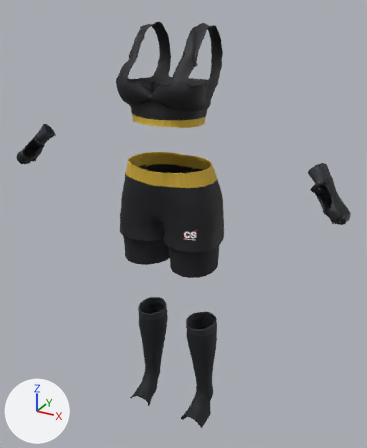
One commit to the glTF model public/coaches/mma-amara/tenues/mma.glb: the scene before it, then after it.
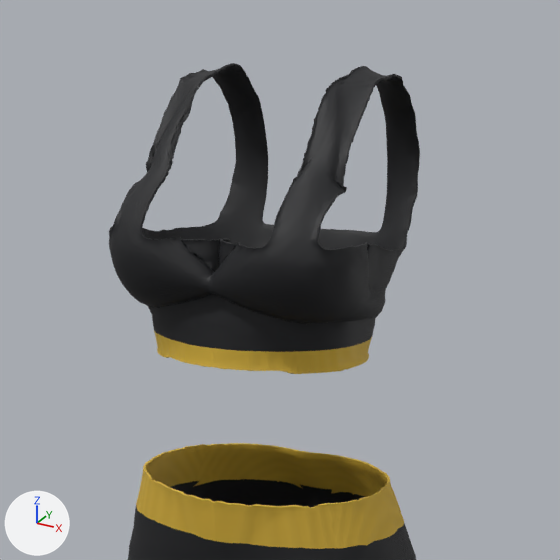
Each version appears first whole from a 50 mm lens placed at (0.821, -1.385, 1.525), pointed at (0.022, 0.067, 0.799), and next in a close-up on the part from 21% to 74% of the width and 0% to 43% of the height. Every picture has the same lights, and +X, +Y and +Z are marked at lower left. The older version's two pictures come first. Where no turn or scale is listed for an object, it has been applied to the vertices. Vertices at exactly the same position are counted once.

In view in the first close-up: 'haut-crop', 'short-surshort'.
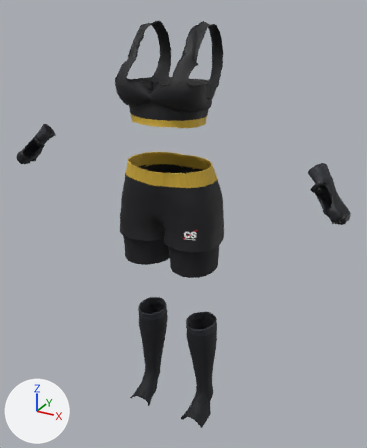
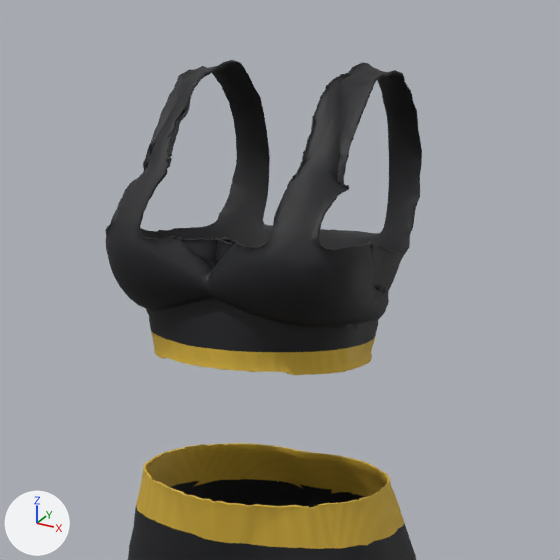
Changed parts and their boxes [x1, y1, x2, y2] in the close-ups (560 x 560 px; the box of a moved part takes in the faces that stretch with it):
'haut-crop', reshaped
    before: [109, 63, 420, 374]
    after: [105, 60, 422, 375]
part 1 of me_haut_crop_003, moved or reshaped
    before: [109, 63, 420, 373]
    after: [106, 60, 422, 374]
part 2 of me_haut_crop_003, surface changed
    both: [109, 63, 420, 374]

What changed in the scene script:
```text
Change me_haut_crop_003:
    used by ob_haut_crop; location = (0.0, 0.0, 0.923)
    remove me_haut_crop_003.from_pydata(...)  # 12608 vertices, 25260 faces; spans x -0.148..0.148, y -0.109..0.158, z 0.249..0.542
    add me_haut_crop_003.from_pydata(...)  # 12608 vertices, 25260 faces; spans x -0.152..0.151, y -0.113..0.162, z 0.249..0.545
    me_haut_crop_003 part 1: 12604 of 12608 vertices moved; they spanned x -0.148..0.148, y -0.109..0.158, z 0.249..0.542 and now span x -0.152..0.151, y -0.113..0.162, z 0.249..0.545; mean shift (0.0, -0.001, 0.001); largest move (0.0, -0.074, 0.344) -> (0.0, -0.082, 0.346)
    me_haut_crop_003 part 2: 15688 kept faces spanning x -0.152..0.151, y -0.113..0.162, z 0.249..0.545 get new texture (UV) coordinates
```
